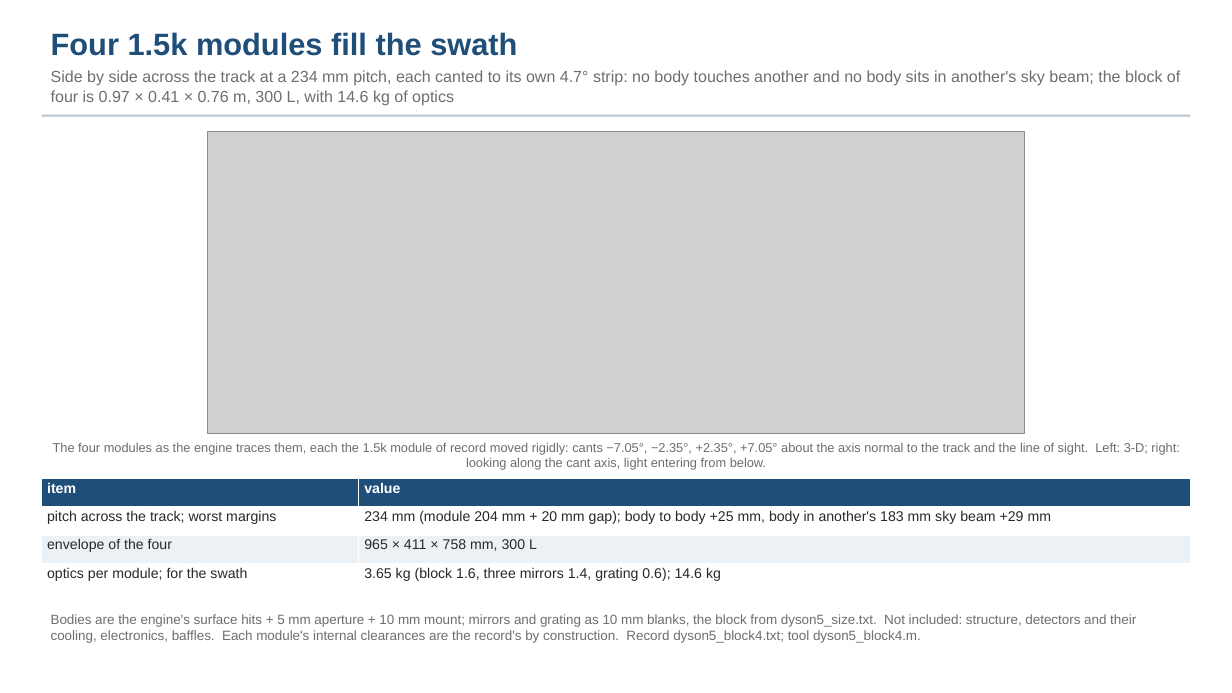
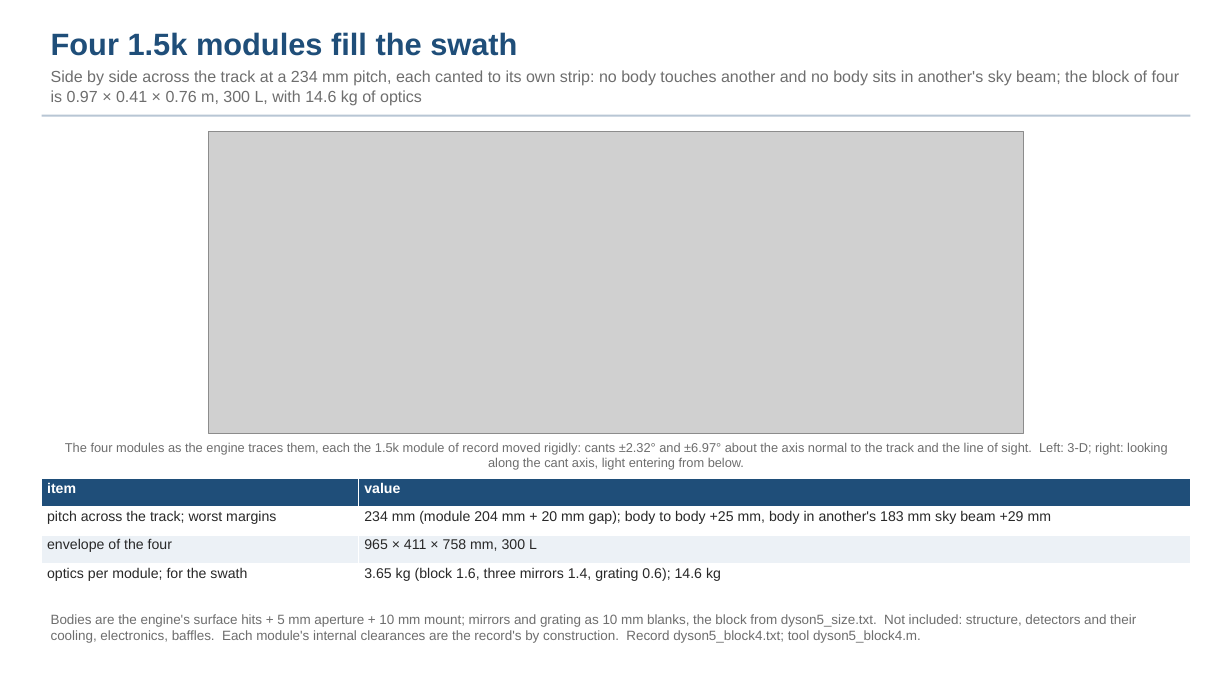
Before and after one commit to nasa-jpl/macos, a slide deck: slide 5 of demo_session/deck_dyson_record.pptx. Drawn at 1232x693 pixels with LibreOffice and Linux fonts; fonts in the diff are those of the drawing; grey boxes stand for pictures. Boxes give left, top, right and bottom in pixels: in the first picture for what was removed or moved away, otherwise in the second. Text is boxed around its words. In the diff, an @@ line names an element or a change of style, - is before the commit and + after.

```diff
--- a/demo_session/deck_dyson_record.pptx
+++ b/demo_session/deck_dyson_record.pptx
@@ text at bbox=[51, 70, 1180, 106]: text changed @@
-Side by side across the track at a 234 mm pitch, each canted to its own 4.7° strip: no body touches another and no body sits in another's sky beam; the block of four is 0.97 × 0.41 × 0.76 m, 300 L, with 14.6 kg of optics
+Side by side across the track at a 234 mm pitch, each canted to its own strip: no body touches another and no body sits in another's sky beam; the block of four is 0.97 × 0.41 × 0.76 m, 300 L, with 14.6 kg of optics
@@ text at bbox=[65, 442, 1168, 470]: text changed @@
-The four modules as the engine traces them, each the 1.5k module of record moved rigidly: cants −7.05°, −2.35°, +2.35°, +7.05° about the axis normal to the track and the line of sight. Left: 3-D; right: looking along the cant axis, light entering from below.
+The four modules as the engine traces them, each the 1.5k module of record moved rigidly: cants ±2.32° and ±6.97° about the axis normal to the track and the line of sight. Left: 3-D; right: looking along the cant axis, light entering from below.
```
Also in this commit, not shown: 7 other slides changed, 1 slide added, 3 other files.
